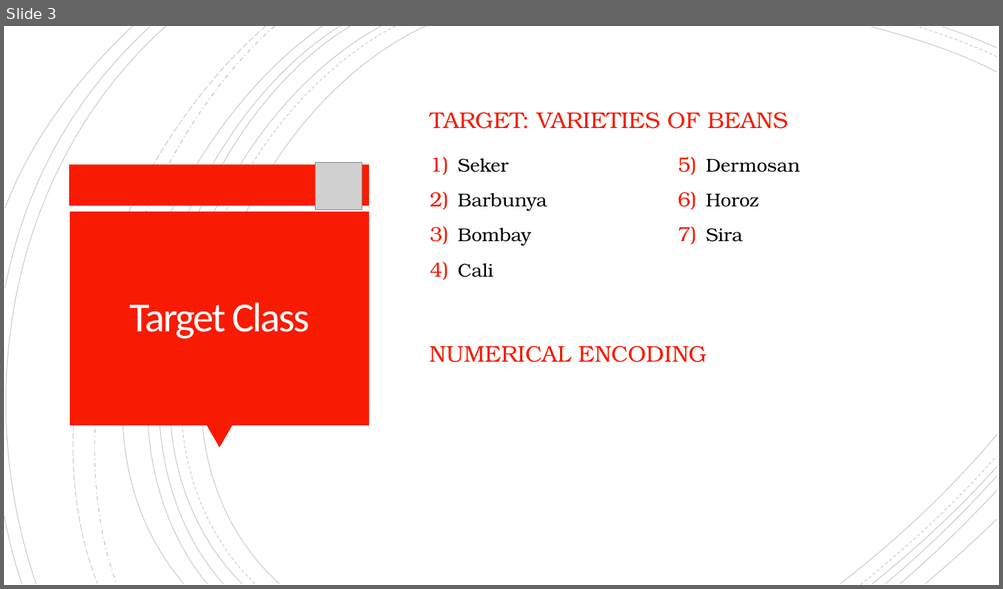
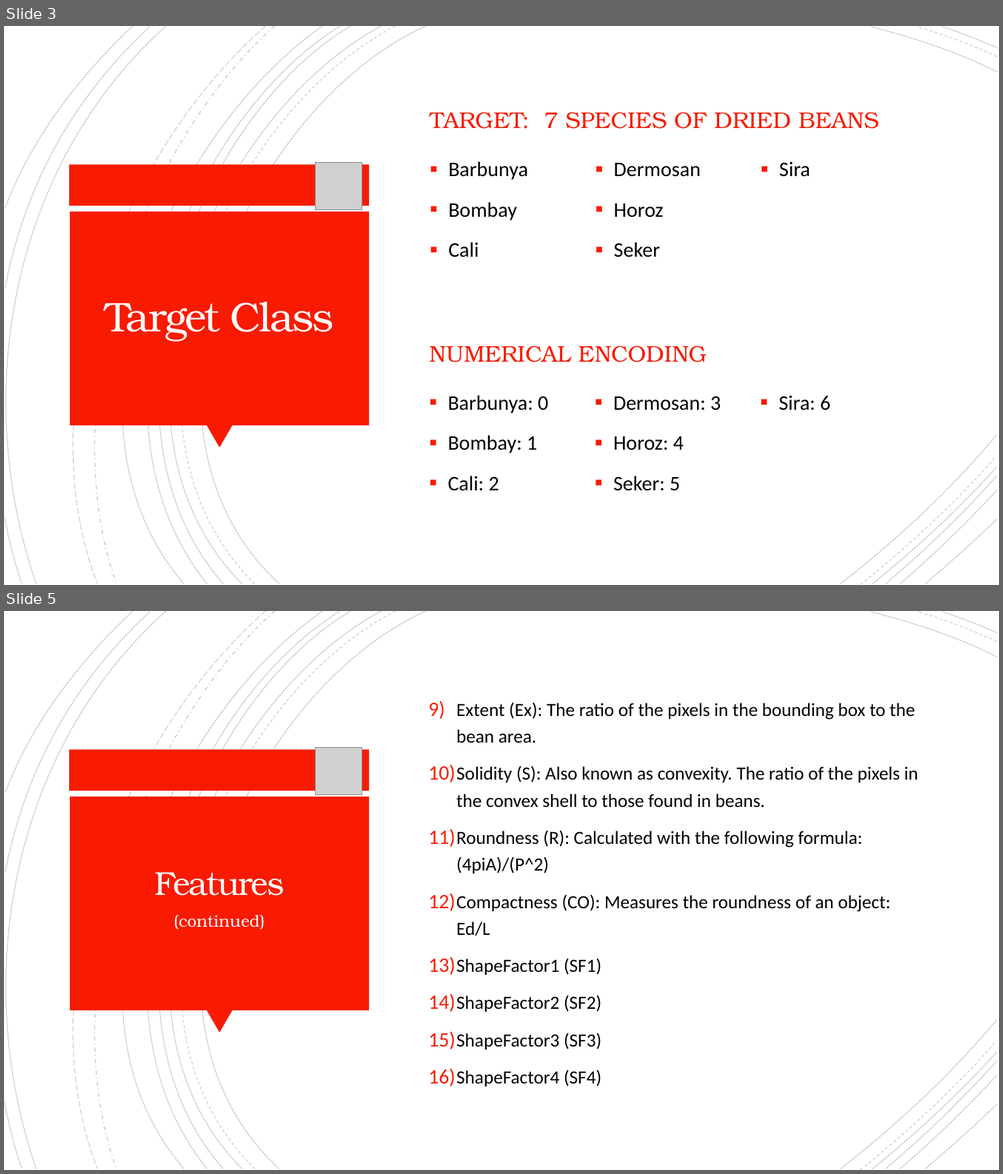
Before and after one commit to mmkke/DS5230_clustering_project, a slide deck: ds5230_phase1_farrell_massone.pptx. Shown one above the other, each under a label of ours: slide 3 before the commit, slides 3 and 5 after it; the slides between them are not shown. The pictures are 1003x589 and 1003x1174 pixels, drawn with LibreOffice and Linux fonts; fonts in the diff are those of the drawing; grey boxes stand for pictures. Boxes give left, top, right and bottom in pixels: in the first picture for what was removed or moved away, otherwise in the second. Text is boxed around its words. In the diff, an @@ line names an element or a change of style, - is before the commit and + after.

```diff
--- a/ds5230_phase1_farrell_massone.pptx
+++ b/ds5230_phase1_farrell_massone.pptx
@@ slide 5 added at bbox=[4, 611, 999, 1170], background #FFFFFF; not listed: 24 template elements that a slide beside it also shows @@
@@ text added at bbox=[456, 702, 918, 1087], 18 pt, text #000000 @@
+9) Extent (Ex): The ratio of the pixels in the bounding box to the bean area.
+10) Solidity (S): Also known as convexity. The ratio of the pixels in the convex shell to those found in beans.
+11) Roundness (R): Calculated with the following formula: (4piA)/(P^2)
+12) Compactness (CO): Measures the roundness of an object: Ed/L
+13) ShapeFactor1 (SF1)
+14) ShapeFactor2 (SF2)
+15) ShapeFactor3 (SF3)
+16) ShapeFactor4 (SF4)
@@ picture added at bbox=[315, 748, 362, 795] @@
@@ title added at bbox=[154, 872, 284, 896], 32 pt, text #FFFEFF @@
+Features
@@ text added at bbox=[173, 915, 264, 930], 16 pt, text #FFFEFF @@
+(continued)
@@ slide 3 changed as well @@
@@ text at bbox=[430, 112, 879, 129]: text changed @@
-TARGET: VARIETIES OF BEANS
+TARGET: 7 SPECIES OF DRIED BEANS
@@ text "Barbunya" at bbox=[448, 161, 810, 258]: columns 2 to 3 @@
@@ text at bbox=[458, 158, 509, 173]: paragraph removed @@
-1) Seker
@@ text at bbox=[448, 161, 810, 257]: size 18 to 20 pt, font TeX Gyre Bonum to Calibri in "Barbunya", "Bombay", "Cali", "Dermosan" and 2 more places; bullet 1) to ▪; line spacing 1.1 to 1.2 @@
@@ title "Target Class" at bbox=[105, 302, 333, 341]: font Calibri to TeX Gyre Bonum @@
@@ text at bbox=[614, 242, 660, 258]: paragraph added @@
+▪ Seker
@@ text added at bbox=[448, 395, 830, 491], 20 pt, text #000000 @@
+▪ Barbunya: 0
+▪ Bombay: 1
+▪ Cali: 2
+▪ Dermosan: 3
+▪ Horoz: 4
+▪ Seker: 5
+▪ Sira: 6
```
Also in this commit, not shown: 4 other slides changed, 2 other slides added, 1 other file.
